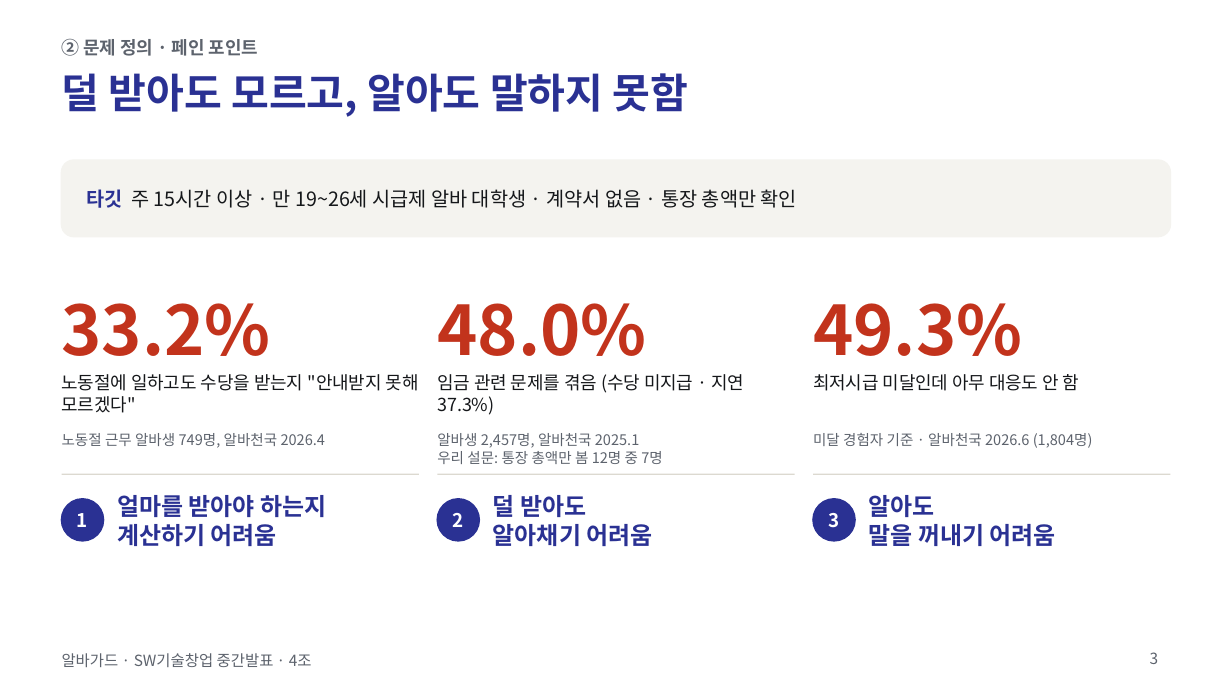
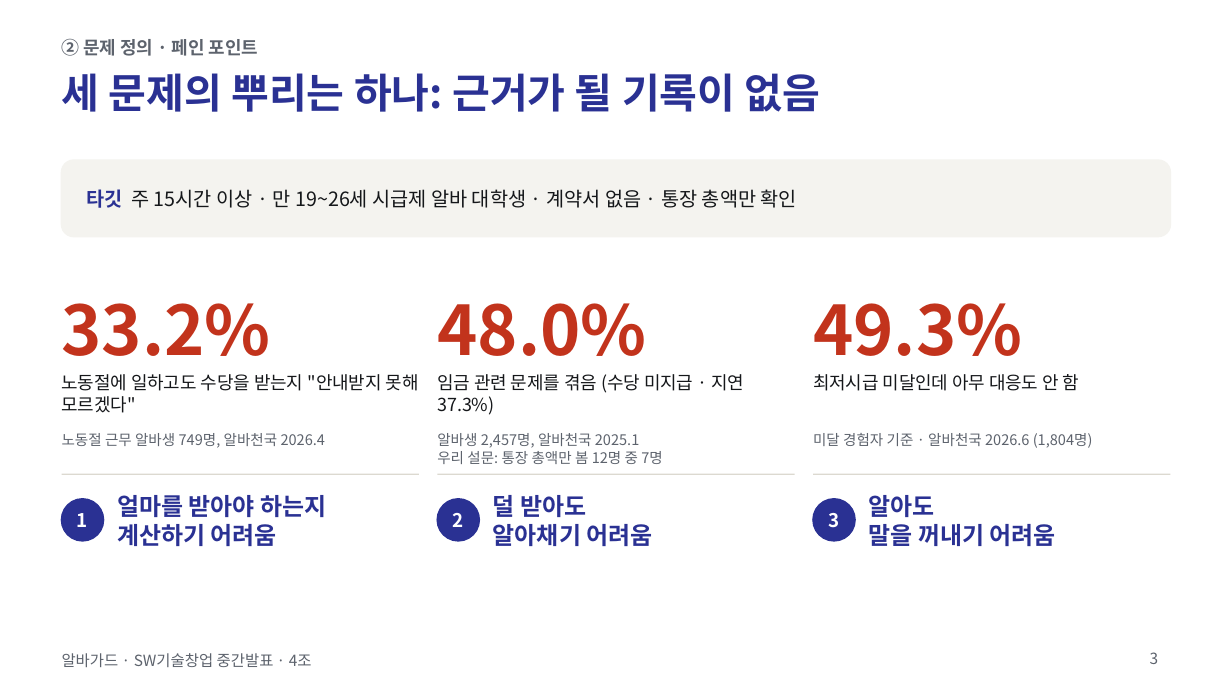
Before and after one commit to jihooni217/albaguard, a slide deck: slide 3 of docs/06_중간발표_PPT.pptx. Drawn at 1232x693 pixels with LibreOffice and Linux fonts; fonts in the diff are those of the drawing. Boxes give left, top, right and bottom in pixels: in the first picture for what was removed or moved away, otherwise in the second. Text is boxed around its words. In the diff, an @@ line names an element or a change of style, - is before the commit and + after.

```diff
--- a/docs/06_중간발표_PPT.pptx
+++ b/docs/06_중간발표_PPT.pptx
@@ title at (62,73,821,112): text changed @@
-덜 받아도 모르고, 알아도 말하지 못함
+세 문제의 뿌리는 하나: 근거가 될 기록이 없음
```
Also in this commit, not shown: 1 other slide changed, 2 other files.
